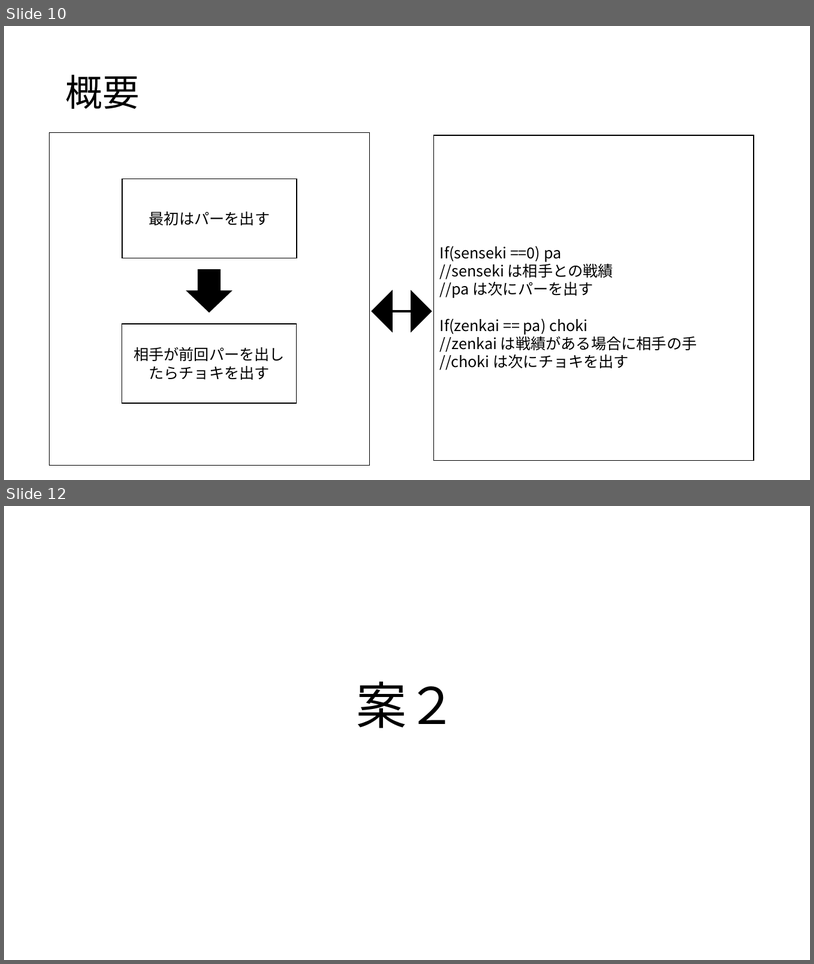
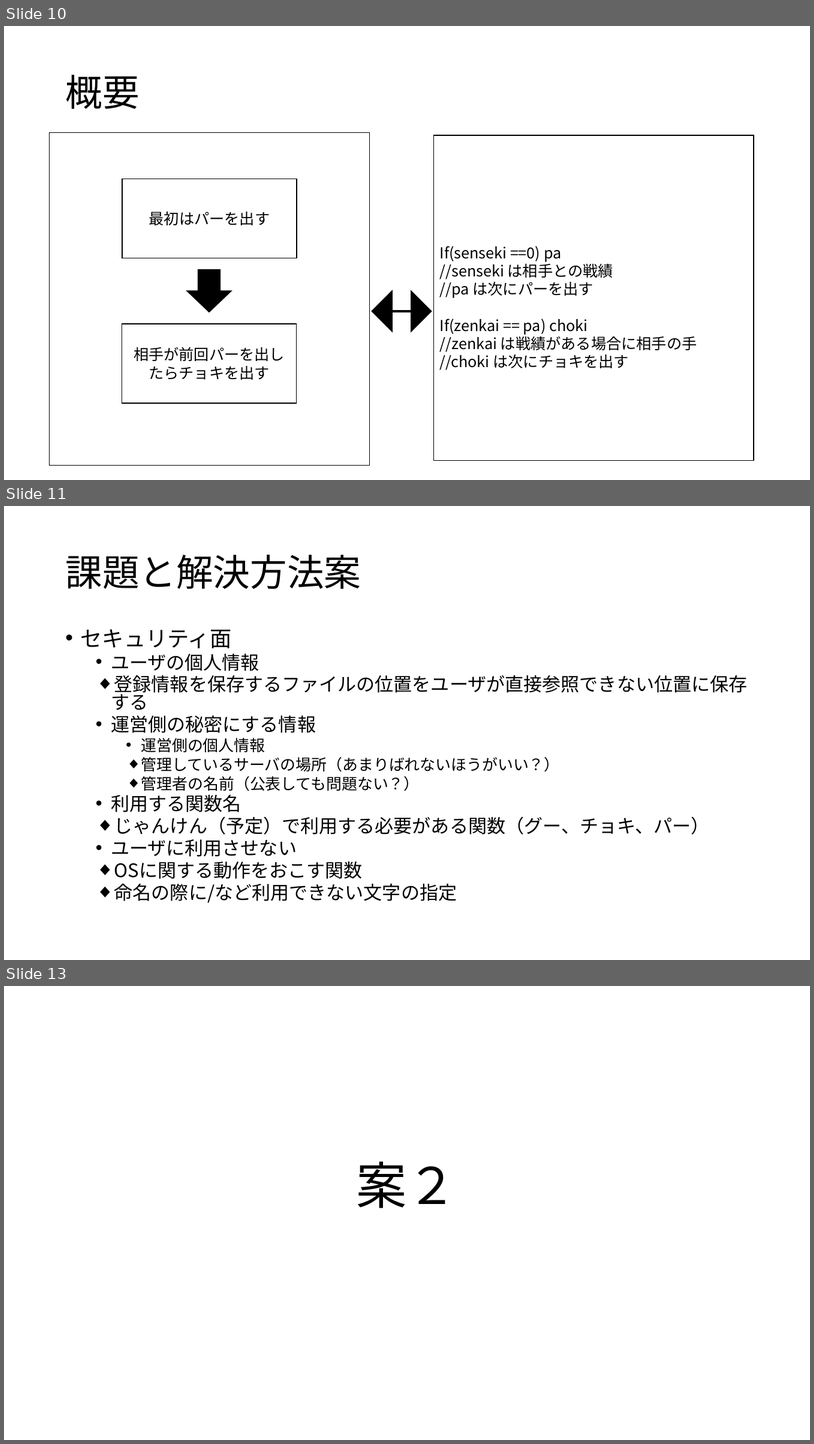
Before and after one commit to kait-takanolab/1821121-shimaoka-thesis, a slide deck: 1821121_shimaoka_sotsuken.pptx. Shown one above the other, each under a label of ours: slides 10 and 12 before the commit, slides 10, 11 and 13 after it; the slides between them are not shown. The pictures are 814x964 and 814x1444 pixels, drawn with LibreOffice and Linux fonts; fonts in the diff are those of the drawing. Boxes give left, top, right and bottom in pixels: in the first picture for what was removed or moved away, otherwise in the second. Text is boxed around its words. In the diff, an @@ line names an element or a change of style, - is before the commit and + after.

```diff
--- a/1821121_shimaoka_sotsuken.pptx
+++ b/1821121_shimaoka_sotsuken.pptx
@@ slide 11 added at box(4, 506, 810, 960), background #FFFFFF @@
@@ title added at box(65, 555, 361, 589), 44 pt, text #000000 @@
+課題と解決方法案
@@ text added at box(81, 629, 748, 903), 22.2 pt, text #000000 @@
+• セキュリティ面
+  • ユーザの個人情報
+  ◆ 登録情報を保存するファイルの位置をユーザが直接参照できない位置に保存する
+  • 運営側の秘密にする情報
+    • 運営側の個人情報
+    ◆ 管理しているサーバの場所（あまりばれないほうがいい？）
+    ◆ 管理者の名前（公表しても問題ない？）
+  • 利用する関数名
+  ◆ じゃんけん（予定）で利用する必要がある関数（グー、チョキ、パー）
+  • ユーザに利用させない
+  ◆ OSに関する動作をおこす関数
+  ◆ 命名の際に/など利用できない文字の指定
@@ what was slide 12 is now slide 13 @@
```
Also in this commit, not shown: 1 slide changed.
